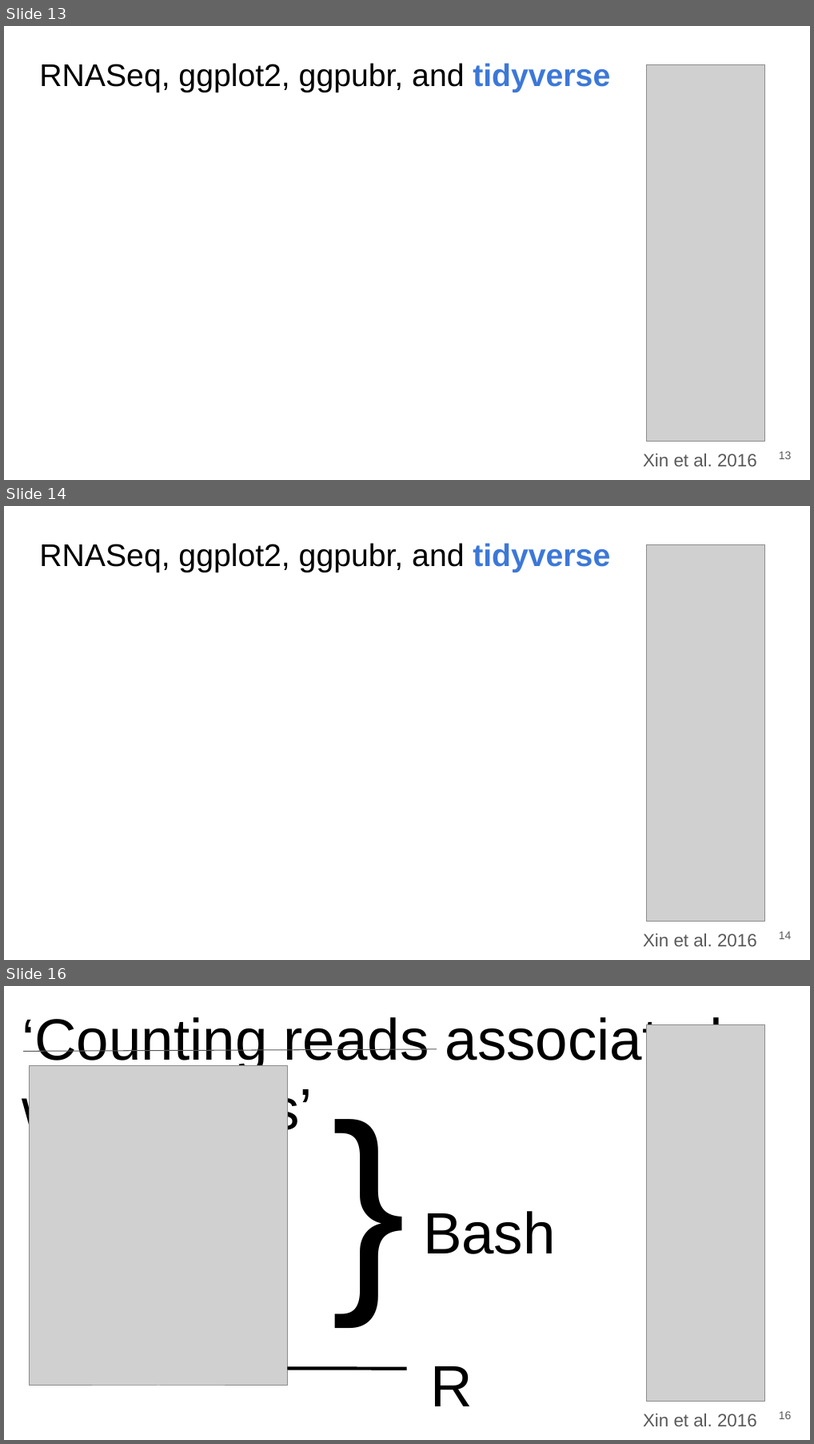
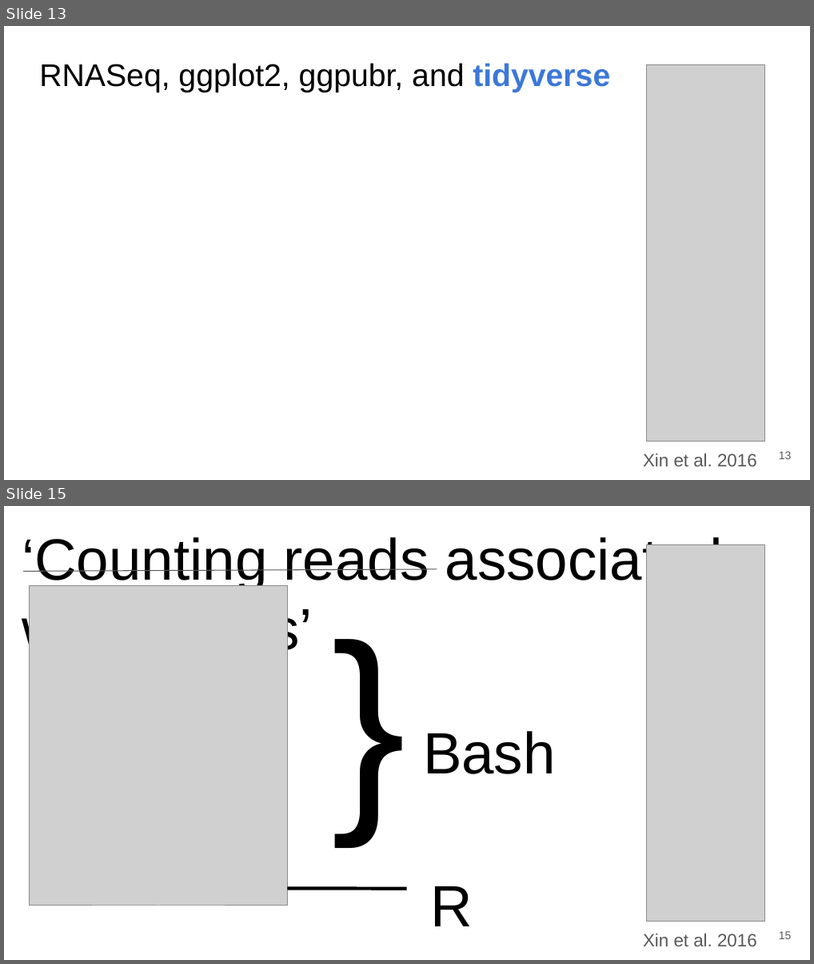
Before and after one commit to SuLab/Applied-Bioinformatics, a slide deck: Lectures/B5.b_R-DESeq2Figs.pptx. Shown one above the other, each under a label of ours: slides 13, 14 and 16 before the commit, slides 13 and 15 after it; the slides between them are not shown. The pictures are 814x1444 and 814x964 pixels, drawn with LibreOffice and Linux fonts; fonts in the diff are those of the drawing; grey boxes stand for pictures. Boxes give left, top, right and bottom in pixels: in the first picture for what was removed or moved away, otherwise in the second. Text is boxed around its words. In the diff, an @@ line names an element or a change of style, - is before the commit and + after.

```diff
--- a/Lectures/B5.b_R-DESeq2Figs.pptx
+++ b/Lectures/B5.b_R-DESeq2Figs.pptx
@@ slide 14 removed at [4,506,810,960], background #FFFFFF @@
@@ title removed at [39,543,610,572] @@
-RNASeq, ggplot2, ggpubr, and tidyverse
@@ picture removed at [646,544,766,920] @@
@@ text removed at [643,933,758,946] @@
-Xin et al. 2016
@@ page number removed at [779,931,792,939] @@
-14
@@ what was slide 16 is now slide 15 @@
@@ page number at [779,931,792,939]: text changed @@
-16
+15
```
Also in this commit, not shown: 5 slides changed, 3 other files.
